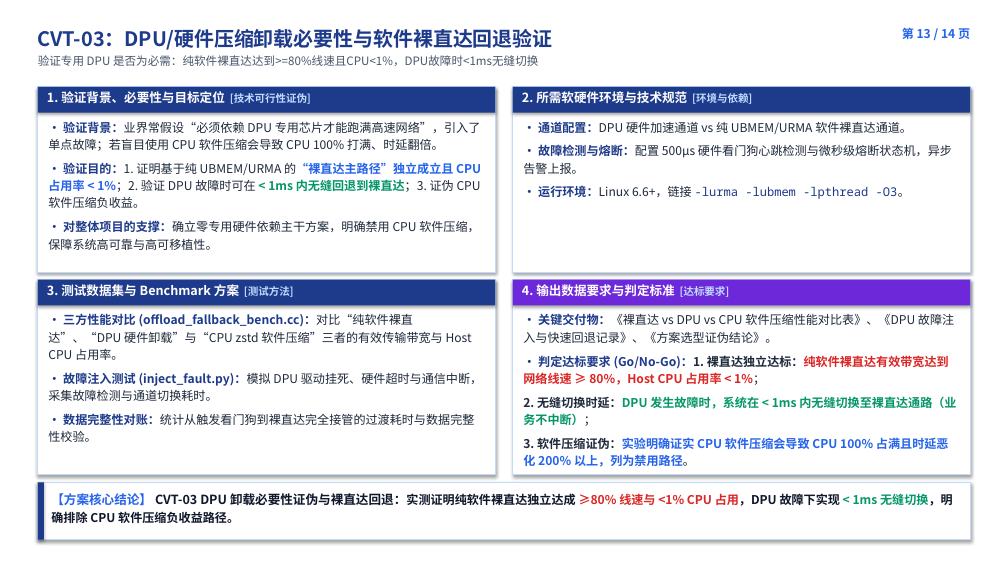
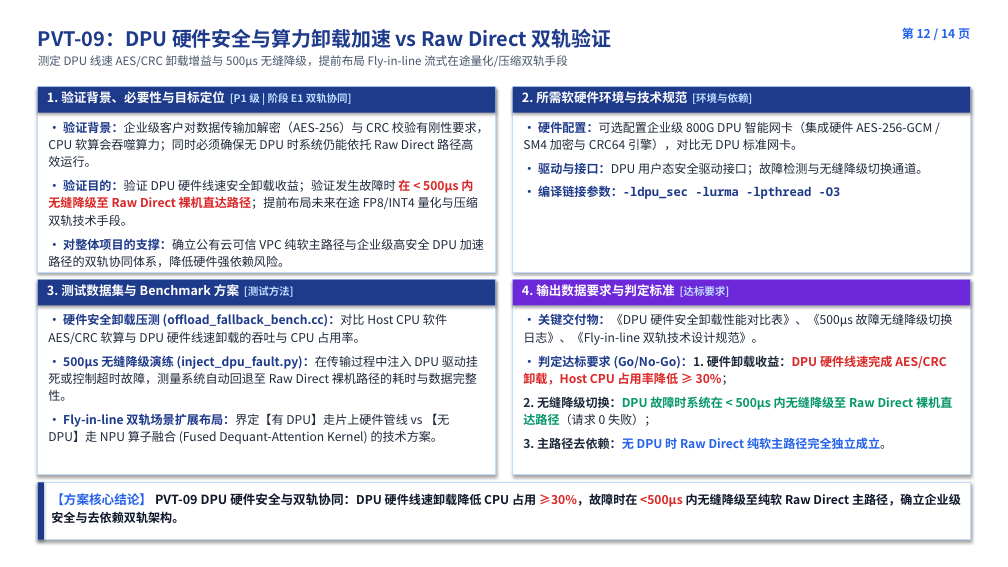
Before and after one commit to stonetree/reports, a slide deck: slide 12 of kvcache/unified_kv_memory/提前验证方案设计/验证计划方案设计/开发人员串讲PPT/00_统一异构KVCache存储池_提前验证全景与开发串讲完整版_预审版.pptx (slide 13 before the commit). Drawn at 1008x567 pixels with LibreOffice and Linux fonts; fonts in the diff are those of the drawing. Boxes give left, top, right and bottom in pixels: in the first picture for what was removed or moved away, otherwise in the second. Text is boxed around its words. In the diff, an @@ line names an element or a change of style, - is before the commit and + after.

Commit message:
全面对齐最新评审要求与用语规范

```diff
--- a/kvcache/unified_kv_memory/提前验证方案设计/验证计划方案设计/开发人员串讲PPT/00_统一异构KVCache存储池_提前验证全景与开发串讲完整版_预审版.pptx
+++ b/kvcache/unified_kv_memory/提前验证方案设计/验证计划方案设计/开发人员串讲PPT/00_统一异构KVCache存储池_提前验证全景与开发串讲完整版_预审版.pptx
@@ text at bbox=[38, 29, 612, 68]: text changed @@
-CVT-03：DPU/硬件压缩卸载必要性与软件裸直达回退验证
-验证专用 DPU 是否为必需：纯软件裸直达达到>=80%线速且CPU<1%，DPU故障时<1ms无缝切换
+PVT-09：DPU 硬件安全与算力卸载加速 vs Raw Direct 双轨验证
+测定 DPU 线速 AES/CRC 卸载增益与 500µs 无缝降级，提前布局 Fly-in-line 流式在途量化/压缩双轨手段
@@ text at bbox=[47, 91, 352, 104]: text changed @@
-1. 验证背景、必要性与目标定位 [技术可行性证伪]
+1. 验证背景、必要性与目标定位 [P1 级 | 阶段 E1 双轨协同]
@@ text at bbox=[48, 121, 489, 267]: text changed @@
-• 验证背景：业界常假设“必须依赖 DPU 专用芯片才能跑满高速网络”，引入了单点故障；若盲目使用 CPU 软件压缩会导致 CPU 100% 打满、时延翻倍。
-• 验证目的：1. 证明基于纯 UBMEM/URMA 的“裸直达主路径”独立成立且 CPU 占用率 < 1%；2. 验证 DPU 故障时可在 < 1ms 内无缝回退到裸直达；3. 证伪 CPU 软件压缩负收益。
-• 对整体项目的支撑：确立零专用硬件依赖主干方案，明确禁用 CPU 软件压缩，保障系统高可靠与高可移植性。
+• 验证背景：企业级客户对数据传输加解密（AES-256）与 CRC 校验有刚性要求，CPU 软算会吞噬算力；同时必须确保无 DPU 时系统仍能依托 Raw Direct 路径高效运行。
+• 验证目的：验证 DPU 硬件线速安全卸载收益；验证发生故障时 在 < 500µs 内无缝降级至 Raw Direct 裸机直达路径；提前布局未来在途 FP8/INT4 量化与压缩双轨技术手段。
+• 对整体项目的支撑：确立公有云可信 VPC 纯软主路径与企业级高安全 DPU 加速路径的双轨协同体系，降低硬件强依赖风险。
@@ text at bbox=[523, 122, 932, 199]: text changed @@
-• 通道配置：DPU 硬件加速通道 vs 纯 UBMEM/URMA 软件裸直达通道。
-• 故障检测与熔断：配置 500µs 硬件看门狗心跳检测与微秒级熔断状态机，异步告警上报。
-• 运行环境：Linux 6.6+，链接 -lurma -lubmem -lpthread -O3。
+• 硬件配置：可选配置企业级 800G DPU 智能网卡（集成硬件 AES-256-GCM / SM4 加密与 CRC64 引擎），对比无 DPU 标准网卡。
+• 驱动与接口：DPU 用户态安全驱动接口；故障检测与无缝降级切换通道。
+• 编译链接参数：-ldpu_sec -lurma -lpthread -O3
@@ text at bbox=[48, 314, 478, 444]: text changed @@
-• 三方性能对比 (offload_fallback_bench.cc)：对比“纯软件裸直达”、“DPU 硬件卸载”与“CPU zstd 软件压缩”三者的有效传输带宽与 Host CPU 占用率。
-• 故障注入测试 (inject_fault.py)：模拟 DPU 驱动挂死、硬件超时与通信中断，采集故障检测与通道切换耗时。
-• 数据完整性对账：统计从触发看门狗到裸直达完全接管的过渡耗时与数据完整性校验。
+• 硬件安全卸载压测 (offload_fallback_bench.cc)：对比 Host CPU 软件 AES/CRC 软算与 DPU 硬件线速卸载的吞吐与 CPU 占用率。
+• 500µs 无缝降级演练 (inject_dpu_fault.py)：在传输过程中注入 DPU 驱动挂死或控制超时故障，测量系统自动回退至 Raw Direct 裸机路径的耗时与数据完整性。
+• Fly-in-line 双轨场景扩展布局：界定【有 DPU】走片上硬件管线 vs 【无 DPU】走 NPU 算子融合 (Fused Dequant-Attention Kernel) 的技术方案。
@@ text at bbox=[523, 313, 953, 449]: text changed @@
-• 关键交付物：《裸直达 vs DPU vs CPU 软件压缩性能对比表》、《DPU 故障注入与快速回退记录》、《方案选型证伪结论》。
-• 判定达标要求 (Go/No-Go)：1. 裸直达独立达标：纯软件裸直达有效带宽达到网络线速 ≥ 80%，Host CPU 占用率 < 1%；
-2. 无缝切换时延：DPU 发生故障时，系统在 < 1ms 内无缝切换至裸直达通路（业务不中断）；
-3. 软件压缩证伪：实验明确证实 CPU 软件压缩会导致 CPU 100% 占满且时延恶化 200% 以上，列为禁用路径。
+• 关键交付物：《DPU 硬件安全卸载性能对比表》、《500µs 故障无缝降级切换日志》、《Fly-in-line 双轨技术设计规范》。
+• 判定达标要求 (Go/No-Go)：1. 硬件卸载收益：DPU 硬件线速完成 AES/CRC 卸载，Host CPU 占用率降低 ≥ 30%；
+2. 无缝降级切换：DPU 故障时系统在 < 500µs 内无缝降级至 Raw Direct 裸机直达路径（请求 0 失败）；
+3. 主路径去依赖：无 DPU 时 Raw Direct 纯软主路径完全独立成立。
@@ text at bbox=[51, 491, 961, 523]: text changed @@
-【方案核心结论】 CVT-03 DPU 卸载必要性证伪与裸直达回退：实测证明纯软件裸直达独立达成 ≥80% 线速与 <1% CPU 占用，DPU 故障下实现 < 1ms 无缝切换，明确排除 CPU 软件压缩负收益路径。
+【方案核心结论】 PVT-09 DPU 硬件安全与双轨协同：DPU 硬件线速卸载降低 CPU 占用 ≥30%，故障时在 <500µs 内无缝降级至纯软 Raw Direct 主路径，确立企业级安全与去依赖双轨架构。
```
Also in this commit, not shown: 13 other slides changed, 5 other files.
